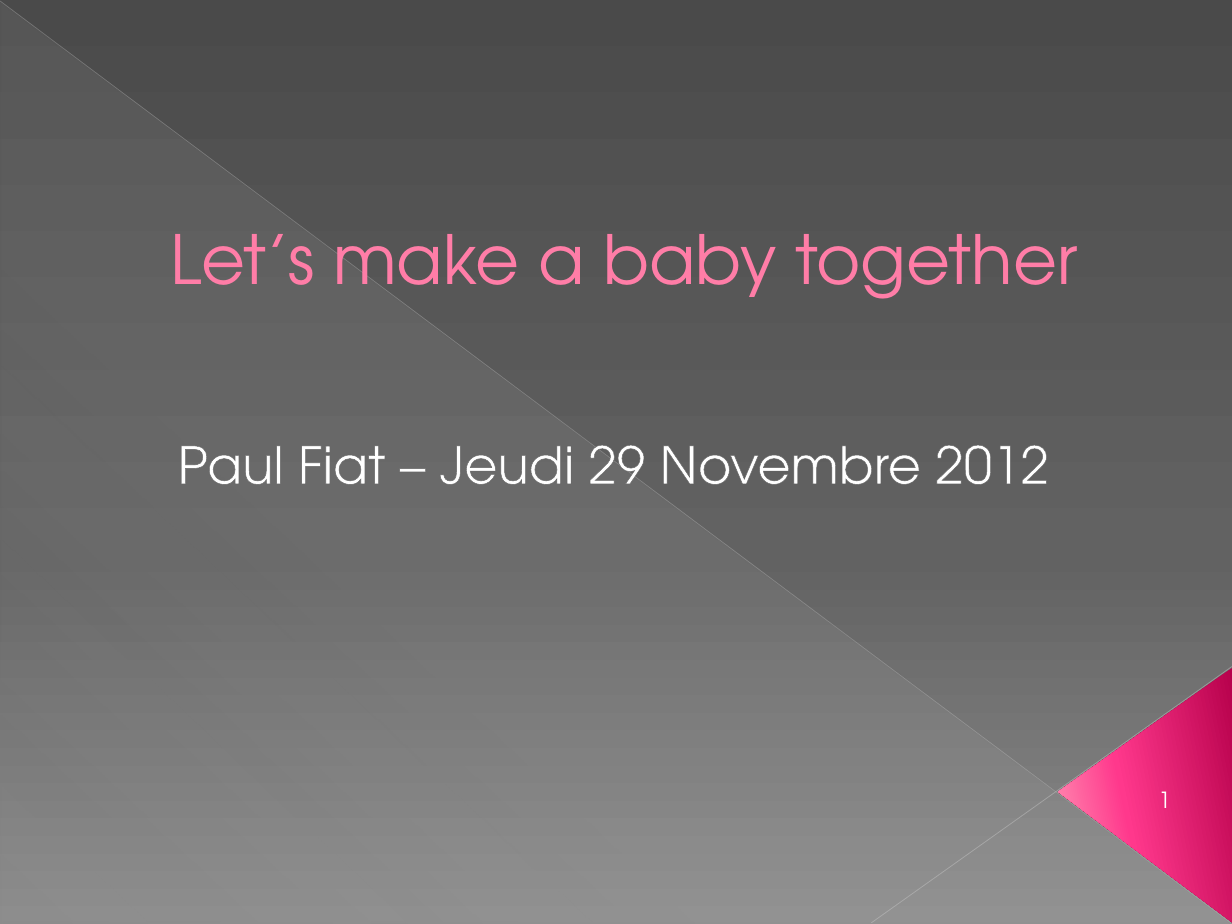
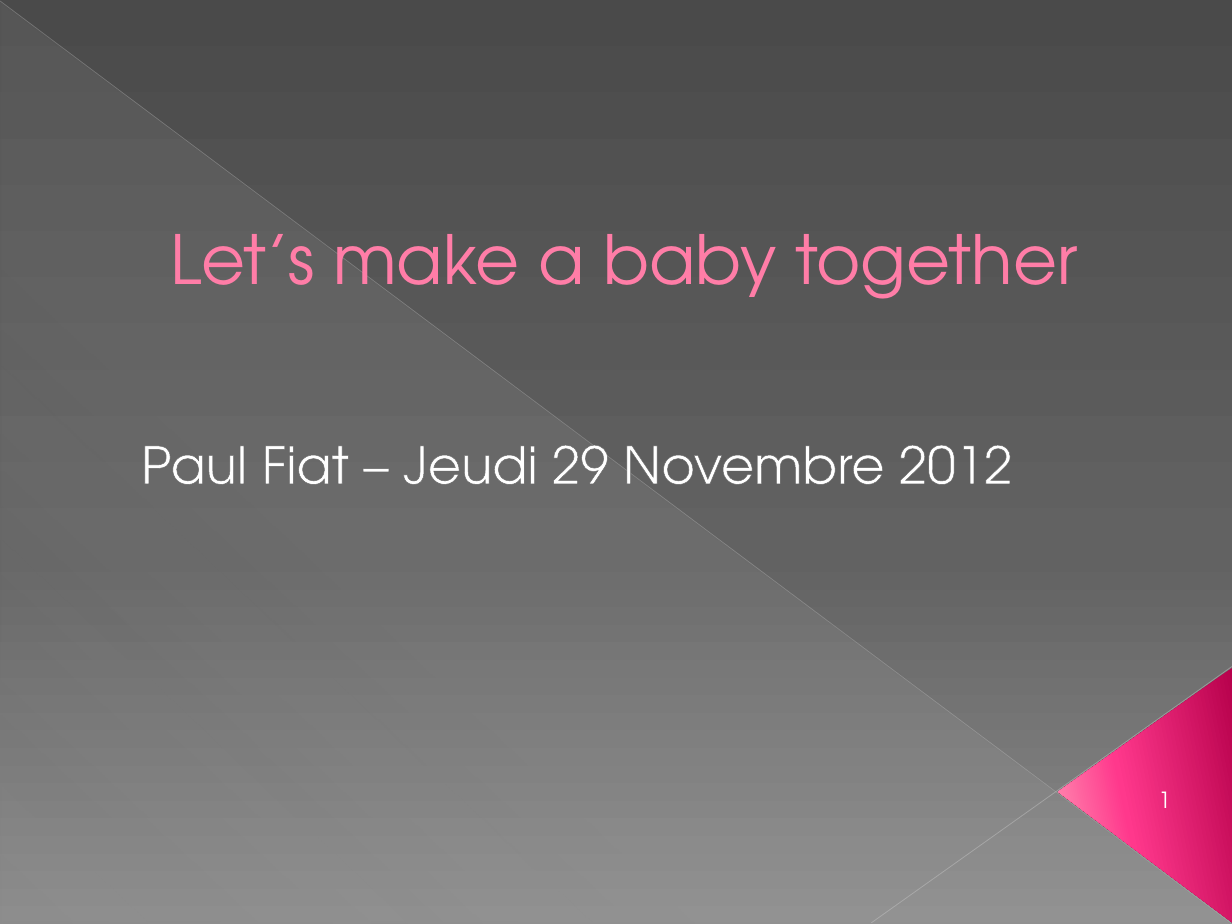
Before and after one commit to Nyarlygames/OBG, a slide deck: slide 1 of GD/Présentation.pptx. Drawn at 1232x924 pixels with LibreOffice and Linux fonts; fonts in the diff are those of the drawing. Boxes give left, top, right and bottom in pixels: in the first picture for what was removed or moved away, otherwise in the second. Text is boxed around its words. In the diff, an @@ line names an element or a change of style, - is before the commit and + after.

```diff
--- a/GD/Présentation.pptx
+++ b/GD/Présentation.pptx
@@ subtitle "Paul Fiat – Jeudi 29 ...": place and size @@
-subtitle "Paul Fiat – Jeudi 29 ..." at (178, 445, 1049, 484)
+subtitle "Paul Fiat – Jeudi 29 ..." at (141, 445, 1013, 484)
```
Also in this commit, not shown: 7 other slides changed, 1 slide added, 1 slide removed, 3 other files.
